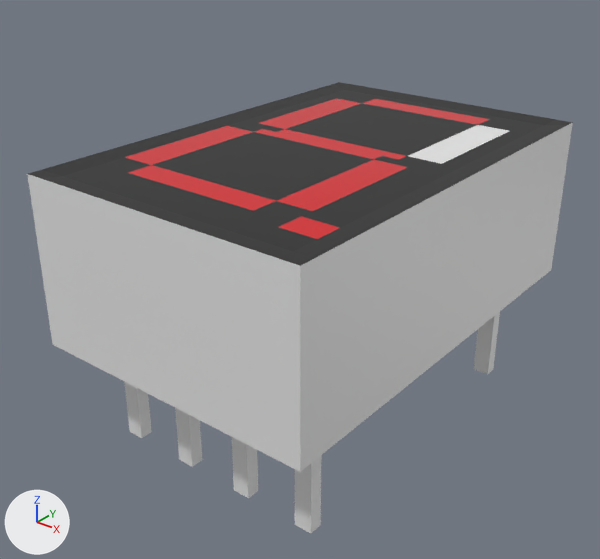
The glTF model public/models/display/7SegmentDisplay.glb, before and after one commit.
One viewpoint serves both versions: a 50 mm camera at (-10.181, 9.299, 7.263) aimed at (-10.612, 9.838, 6.929). Arrows for +X, +Y and +Z are at lower left; the lights stay in place. The older version comes first. Where no turn or scale is listed for an object, it has been applied to the vertices. Vertices at exactly the same position are counted once.

In view in the first picture: '7 Segment Display'.
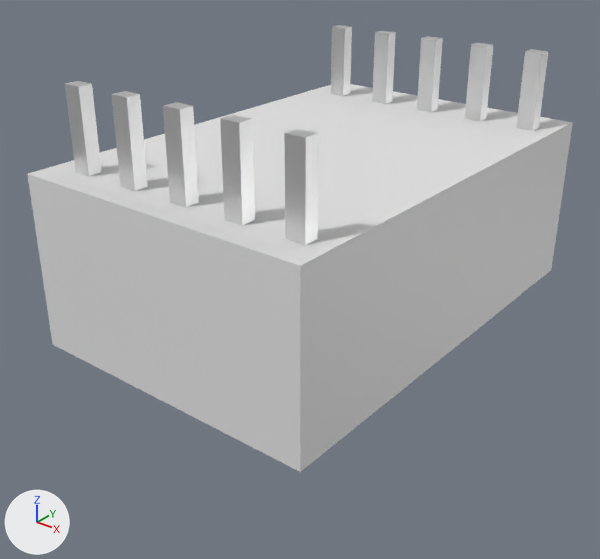
The newer file is also rescaled (x0.848), turned or shifted as a whole; pictures and numbers use the older file's frame.

Where the change shows, as pixel boxes (x1, y1, x2, y2) in the pictures (600 x 559 px):
'7 Segment Display', reshaped (14% shorter)
    before: (27, 82, 573, 533)
    after: (27, 84, 573, 472)
'7 Segment Display.006', added
    after: (284, 129, 318, 245)
'7 Segment Display.007', added
    after: (220, 115, 255, 225)
'7 Segment Display.008', added
    after: (163, 102, 199, 207)
'7 Segment Display.009', added
    after: (111, 91, 148, 191)
'7 Segment Display.010', added
    after: (65, 81, 102, 176)
'7 Segment Display.005', added
    after: (516, 49, 548, 131)
'7 Segment Display.004', added
    after: (465, 43, 493, 121)
'7 Segment Display.003', added
    after: (417, 36, 443, 112)
'7 Segment Display.002', added
    after: (372, 31, 396, 104)
'7 Segment Display.001', added
    after: (331, 25, 352, 96)
part 1 of me_cube_012, added
    after: (68, 91, 518, 443)
part 2 of me_cube_012, deleted
    before: (124, 382, 322, 533)
part 3 of me_cube_012, deleted
    before: (474, 312, 500, 374)
part 4 of me_cube_012, recoloured (lighter)
    both: (28, 84, 573, 266)
part 5 of me_cube_012, recoloured
    before: (125, 100, 466, 239)
    after: (145, 100, 465, 239)

The change, as a diff of the scene's bpy script:
```diff
--- a/public/models/display/7SegmentDisplay.glb.py
+++ b/public/models/display/7SegmentDisplay.glb.py
@@ me_cube_012 @@
-me_cube_012.from_pydata(...)  # 1914 vertices, 3824 faces; spans x -0.138..0.138, y -0.317..0.098, z -0.167..0.095
+me_cube_012.from_pydata(...)  # 2590 vertices, 5128 faces; spans x -0.138..0.138, y -0.317..0.098, z -0.06..0.095
+# me_cube_012 part 1: 748 vertices added at x -0.101..0.101, y -0.317..0.098, z -0.06..0.095
+# me_cube_012 part 2: 36 vertices removed from x -0.109..0.109, y -0.268..-0.255, z -0.167
+# me_cube_012 part 3: 36 vertices removed from x -0.109..0.109, y 0.036..0.048, z -0.167
+# me_cube_012 part 4: 828 faces spanning x -0.138..0.138, y -0.317..0.098, z 0.093..0.095 switch from mat_main_color_1_016 (black #252525) to mat_main_color_2_017 (white #e7e7e7)
+# me_cube_012 part 5: 248 faces spanning x -0.117..0.117, y -0.274..0.067, z 0.093 switch from mat_red_002 (red #e70a18) to mat_main_color_2_017 (white #e7e7e7)
@@ ob_7_segment_display_010 @@
+ob_7_segment_display_010 = bpy.data.objects.new('7 Segment Display.010', me_cube_055)  # 12 vertices, 16 faces; spans x -0.1173..-0.1005, y -0.0674..-0.0548, z 0.0576..0.1284; in mat_pins_029 (white #e7e7e7)
+ob_7_segment_display_010.location = (-10.6025, 9.7524, 6.9918)
@@ ob_7_segment_display_009 @@
+ob_7_segment_display_009 = bpy.data.objects.new('7 Segment Display.009', me_cube_054)  # 16 vertices, 22 faces; spans x -0.0628..-0.0461, y -0.0674..-0.0548, z 0.0576..0.1284; in mat_pins_029 (white #e7e7e7)
+ob_7_segment_display_009.location = (-10.6025, 9.7524, 6.9918)
@@ ob_7_segment_display_008 @@
+ob_7_segment_display_008 = bpy.data.objects.new('7 Segment Display.008', me_cube_053)  # 12 vertices, 16 faces; spans x -0.0084..0.0084, y -0.0674..-0.0548, z 0.0576..0.1284; in mat_pins_029 (white #e7e7e7)
+ob_7_segment_display_008.location = (-10.6025, 9.7524, 6.9918)
@@ ob_7_segment_display_007 @@
+ob_7_segment_display_007 = bpy.data.objects.new('7 Segment Display.007', me_cube_052)  # 16 vertices, 22 faces; spans x 0.0461..0.0628, y -0.0674..-0.0548, z 0.0576..0.1284; in mat_pins_029 (white #e7e7e7)
+ob_7_segment_display_007.location = (-10.6025, 9.7524, 6.9918)
@@ ob_7_segment_display_006 @@
+ob_7_segment_display_006 = bpy.data.objects.new('7 Segment Display.006', me_cube_051)  # 12 vertices, 16 faces; spans x 0.1005..0.1173, y -0.0674..-0.0548, z 0.0576..0.1284; in mat_pins_029 (white #e7e7e7)
+ob_7_segment_display_006.location = (-10.6025, 9.7524, 6.9918)
@@ ob_7_segment_display_005 @@
+ob_7_segment_display_005 = bpy.data.objects.new('7 Segment Display.005', me_cube_050)  # 12 vertices, 16 faces; spans x 0.1005..0.1173, y 0.2739..0.2866, z 0.0576..0.1284; in mat_pins_029 (white #e7e7e7)
+ob_7_segment_display_005.location = (-10.6025, 9.7524, 6.9918)
@@ ob_7_segment_display_004 @@
+ob_7_segment_display_004 = bpy.data.objects.new('7 Segment Display.004', me_cube_049)  # 16 vertices, 22 faces; spans x 0.0461..0.0628, y 0.2739..0.2866, z 0.0576..0.1284; in mat_pins_029 (white #e7e7e7)
+ob_7_segment_display_004.location = (-10.6025, 9.7524, 6.9918)
@@ ob_7_segment_display_003 @@
+ob_7_segment_display_003 = bpy.data.objects.new('7 Segment Display.003', me_cube_048)  # 12 vertices, 16 faces; spans x -0.0084..0.0084, y 0.2739..0.2866, z 0.0576..0.1284; in mat_pins_029 (white #e7e7e7)
+ob_7_segment_display_003.location = (-10.6025, 9.7524, 6.9918)
@@ ob_7_segment_display_002 @@
+ob_7_segment_display_002 = bpy.data.objects.new('7 Segment Display.002', me_cube_047)  # 16 vertices, 22 faces; spans x -0.0628..-0.0461, y 0.2739..0.2866, z 0.0576..0.1284; in mat_pins_029 (white #e7e7e7)
+ob_7_segment_display_002.location = (-10.6025, 9.7524, 6.9918)
@@ ob_7_segment_display_001 @@
+ob_7_segment_display_001 = bpy.data.objects.new('7 Segment Display.001', me_cube_046)  # 12 vertices, 16 faces; spans x -0.1173..-0.1005, y 0.2739..0.2866, z 0.0576..0.1284; in mat_pins_029 (white #e7e7e7)
+ob_7_segment_display_001.location = (-10.6025, 9.7524, 6.9918)
```
